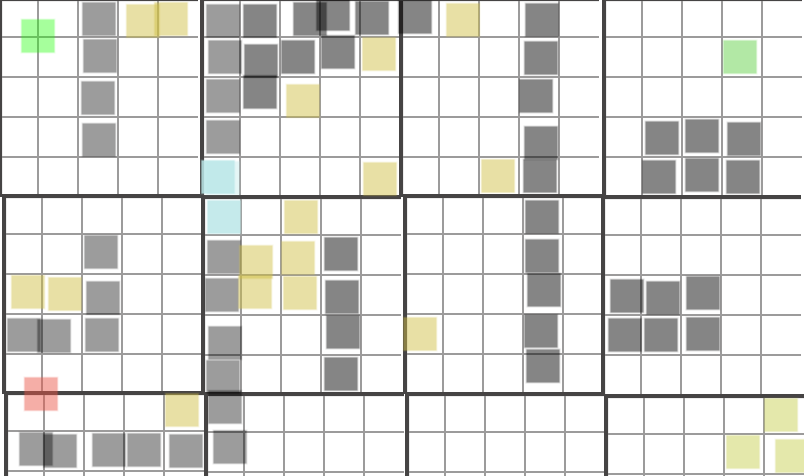
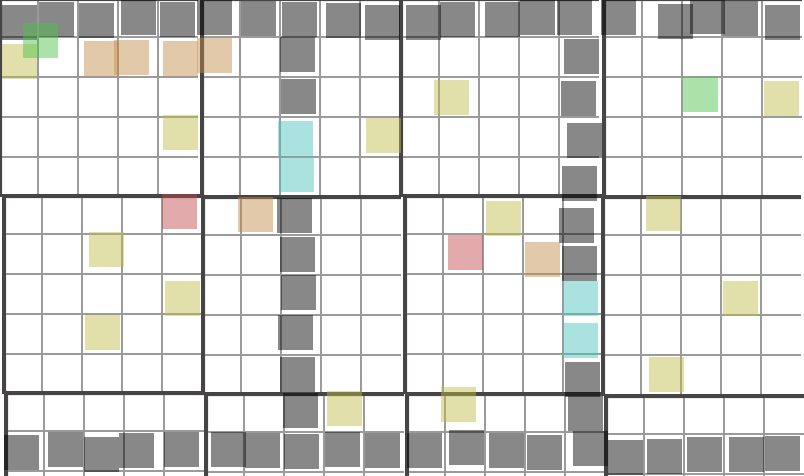
Two versions of the same layered image (804 × 476). Layer-by-layer changes:
added layer "level2" above "Level1" over box(2, 0, 800, 475)
hid "Level1" over box(6, 0, 804, 474)
